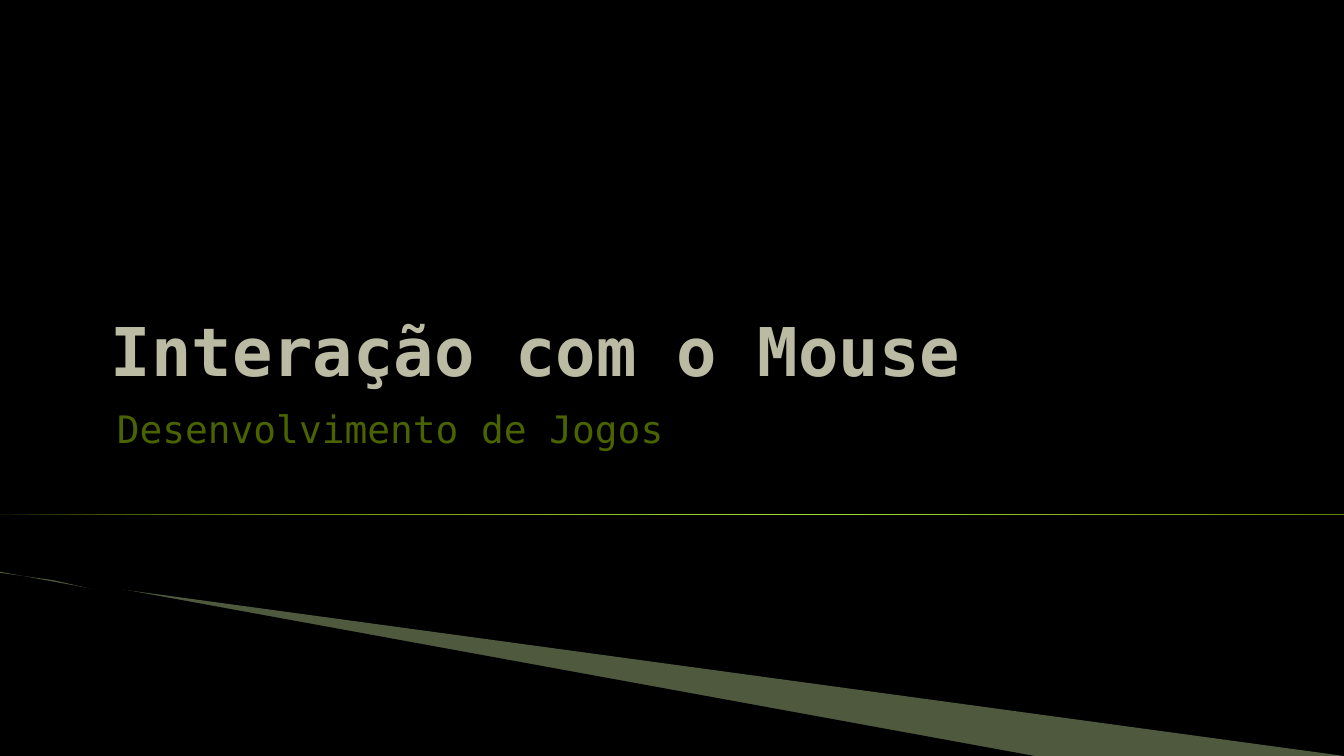
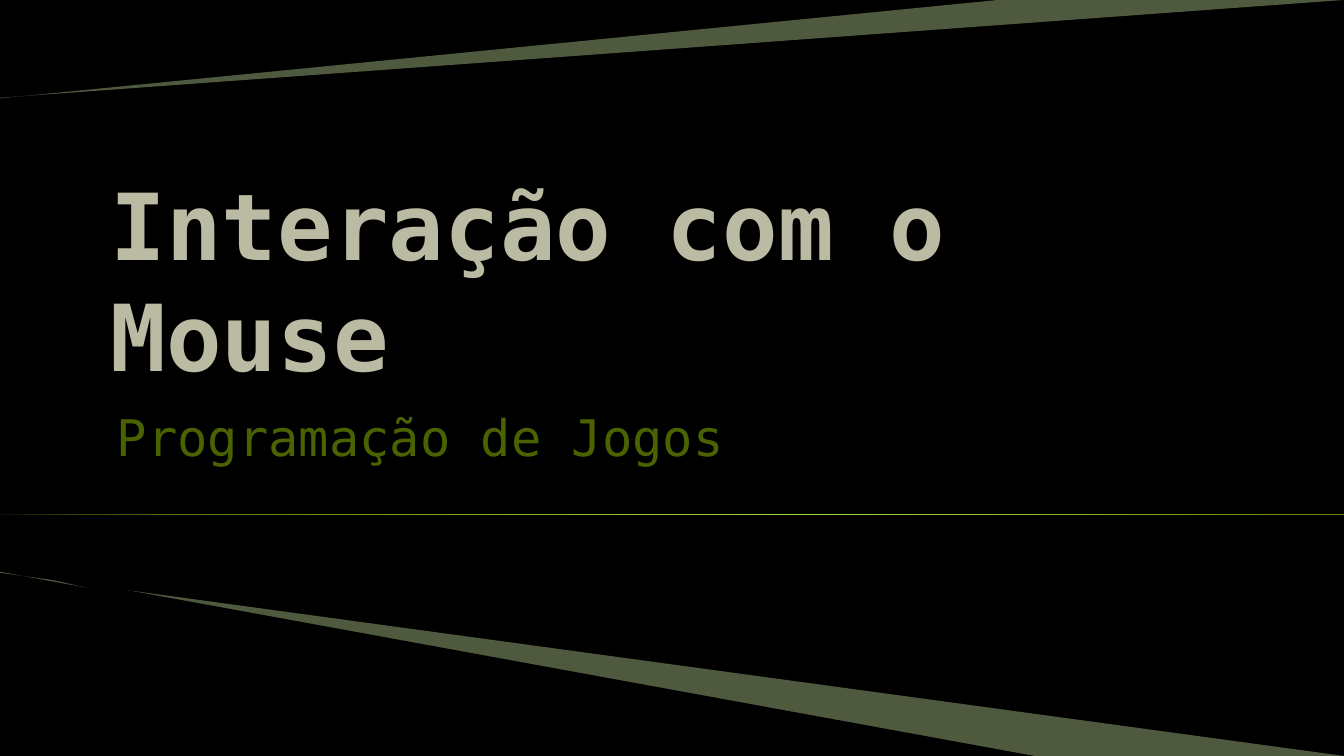
Before and after one commit to JudsonSS/Jogos, a slide deck: slide 1 of Slides/17. Interação com o Mouse.pptx. Drawn at 1344x756 pixels with LibreOffice and Linux fonts; fonts in the diff are those of the drawing; background and template pictures are left out. Boxes give left, top, right and bottom in pixels: in the first picture for what was removed or moved away, otherwise in the second. Text is boxed around its words. In the diff, an @@ line names an element or a change of style, - is before the commit and + after.

```diff
--- a/Slides/17. Interação com o Mouse.pptx
+++ b/Slides/17. Interação com o Mouse.pptx
@@ freeform shape added at [0,0,1344,99], fill #C3E19D at 40% opacity @@
@@ title "Interação com o Mouse" at [111,188,945,373]: size 48 to 66 pt @@
@@ subtitle at [117,417,724,467]: text changed; size 27 to 36 pt @@
-Desenvolvimento de Jogos
+Programação de Jogos
```
Also in this commit, not shown: 8 other slides changed.
